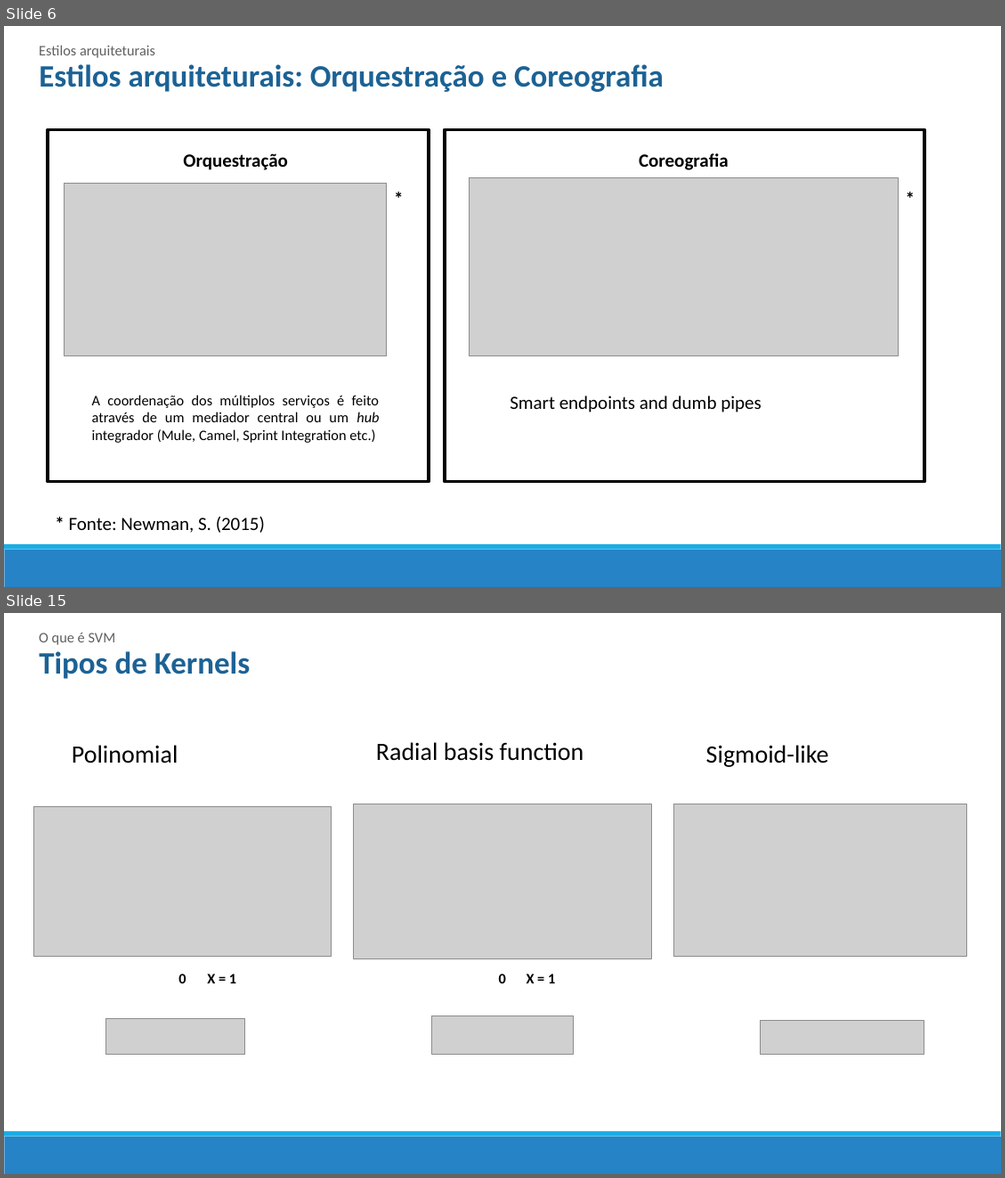
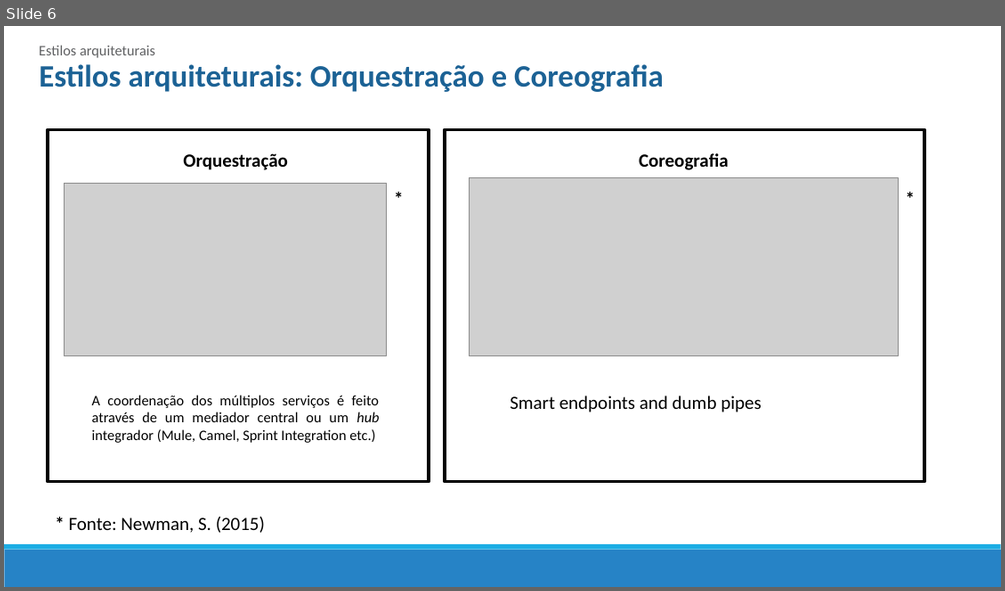
Before and after one commit to mrezende/architecture-discipline, a slide deck: article-presentation/Artigo.pptx. Shown one above the other, each under a label of ours: slides 6 and 15 before the commit, slide 6 after it; the slides between them are not shown. The pictures are 1005x1178 and 1005x591 pixels, drawn with LibreOffice and Linux fonts; fonts in the diff are those of the drawing; grey boxes stand for pictures. Boxes give left, top, right and bottom in pixels: in the first picture for what was removed or moved away, otherwise in the second. Text is boxed around its words. In the diff, an @@ line names an element or a change of style, - is before the commit and + after.

```diff
--- a/article-presentation/Artigo.pptx
+++ b/article-presentation/Artigo.pptx
@@ slide 15 removed at (4, 613, 1001, 1174), background #FFFFFF; not listed: 2 template elements that a slide beside it also shows @@
@@ text removed at (39, 633, 116, 645) @@
-O que é SVM
@@ text removed at (39, 651, 250, 679) @@
-Tipos de Kernels
@@ text removed at (72, 745, 178, 763) @@
-Polinomial
@@ text removed at (376, 742, 584, 761) @@
-Radial basis function
@@ text removed at (706, 745, 829, 767) @@
-Sigmoid-like
@@ picture removed at (34, 806, 332, 957) @@
@@ picture removed at (353, 803, 652, 958) @@
@@ picture removed at (674, 803, 967, 957) @@
@@ text removed at (178, 973, 186, 983) @@
-0
@@ text removed at (207, 973, 236, 983) @@
-X = 1
@@ text removed at (499, 973, 506, 983) @@
-0
@@ text removed at (526, 973, 555, 983) @@
-X = 1
@@ picture removed at (105, 1018, 244, 1054) @@
@@ picture removed at (432, 1016, 573, 1054) @@
@@ picture removed at (760, 1021, 924, 1054) @@
```
Also in this commit, not shown: 2 slides changed, 4 slides added, 14 other slides removed.
